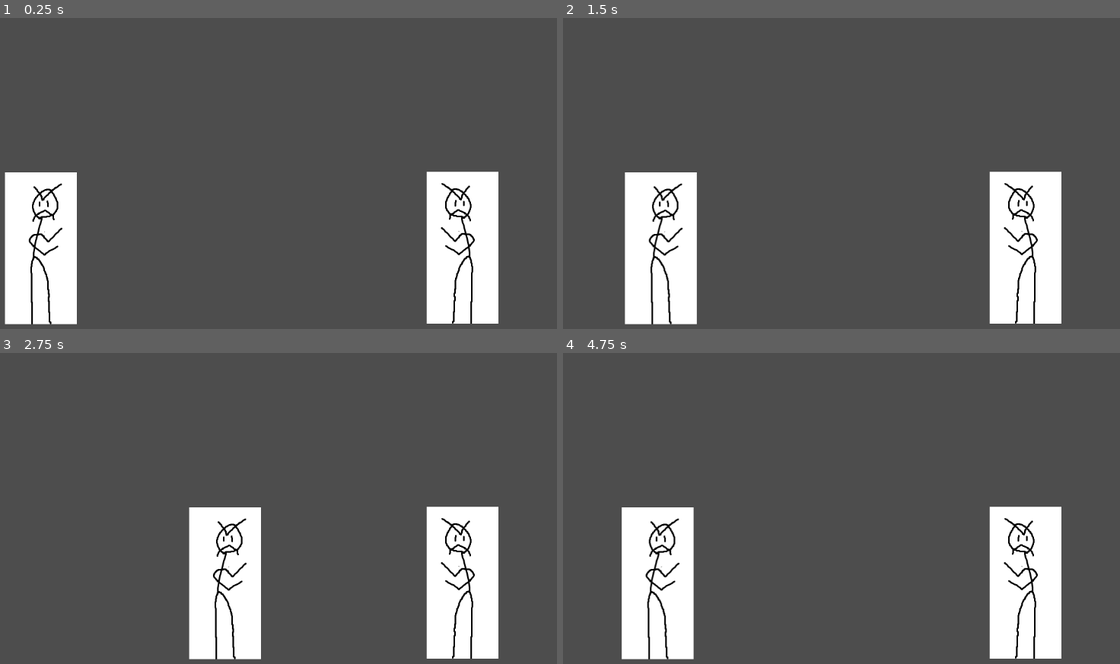
Above: before the commit, frames 1-4 (two rows, left to right).
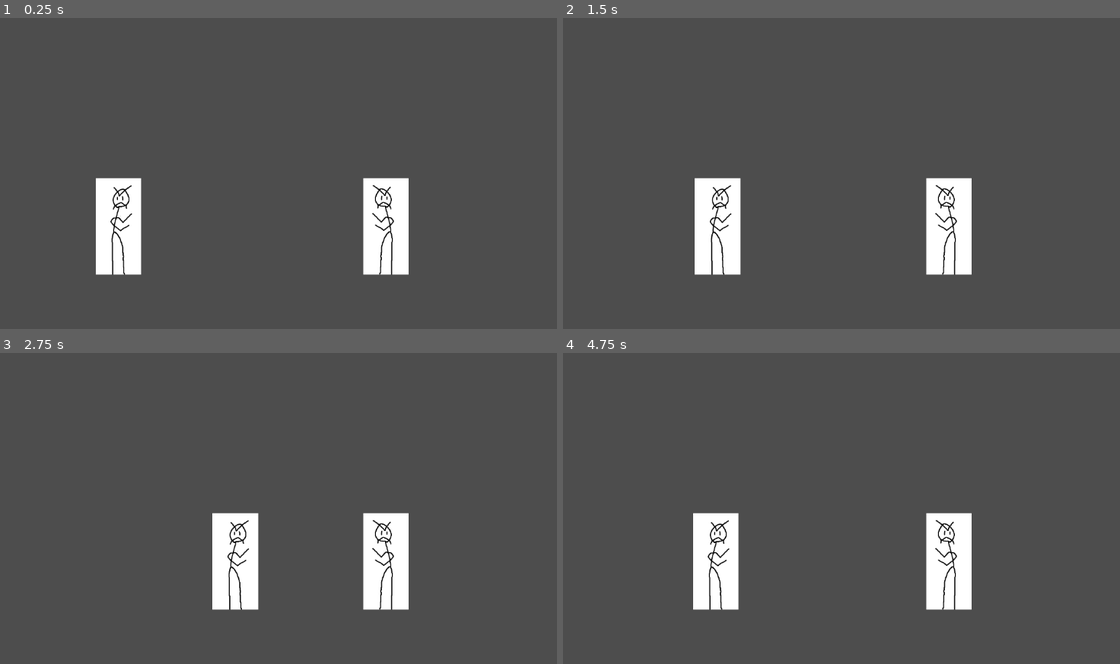
Above: after the commit, the same moments.

Repository: MichaelRatel/Fighting-Game-IEEE
Game: Godot game, scene res://main_scene.tscn
Two runs of this game, one before a commit and one after it. Both use one fixed random seed, a clock stepped at 60 frames per second and the inputs below.
Inputs:
- Up to frame 1 (0.25 s): no input
- Up to frame 2 (1.5 s): tap Enter at 0.5 s; hold D (player1_right) 0.53-1.28 s; hold U (player1_a) 0.53-1.28 s; hold S (player1_down) from 1.28 s (still down); tap I (player1_b) at 1.35 s
- Up to frame 3 (2.75 s): tap Space at 2 s; release S (player1_down) at 2.03 s; hold D (player1_right) from 2.03 s (still down); hold O (player1_c) from 2.03 s (still down)
- Up to frame 4 (4.75 s): release D (player1_right) at 2.78 s; release O (player1_c) at 2.78 s; hold W (player1_up) 2.78-3.53 s; tap J (player1_d) at 2.85 s; tap Enter at 3.5 s; hold P (player2_a) 3.53-4.28 s; hold A (player1_left) from 3.53 s (still down); tap [ (player2_b) at 4.35 s

The runs differ from the first frame. In frame 1, 18% of the frame differs, in the area x 0-90%, y 49-99%; in frame 2, 17%; in frame 3, 13%; in frame 4, 18%.

Commit message:
Updated project to 4.1, and zoomed out camera

Diff:
--- a/main_scene.tscn
+++ b/main_scene.tscn
@@ -29,6 +29,7 @@
 
 [node name="Camera2D" type="Camera2D" parent="."]
 position = Vector2(2, -257)
+zoom = Vector2(0.635, 0.635)
 
 [node name="Player1" type="CharacterBody2D" parent="."]
 show_behind_parent = true
--- a/project.godot
+++ b/project.godot
@@ -12,7 +12,7 @@
 
 config/name="Fighting Game IEEE"
 run/main_scene="res://main_scene.tscn"
-config/features=PackedStringArray("4.0", "Mobile")
+config/features=PackedStringArray("4.1", "Mobile")
 run/max_fps=60
 config/icon="res://icon.svg"
 
